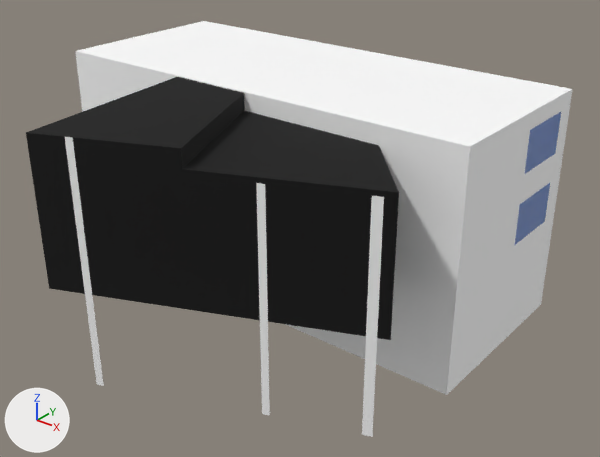
Two versions of the COLLADA model SketchUp Models for Virtual Campus/Exported/New/Carrigton building.dae, one commit apart.
Camera for both pictures: a 50 mm camera at (119.9, -53.8, 68.8) aimed at (49.0, 34.8, 13.9). Arrows for +X, +Y and +Z are at lower left; the lights stay in place. Where no turn or scale is listed for an object, it has been applied to the vertices. Vertices at the same position are counted once.

The first picture shows 'SketchUp'.
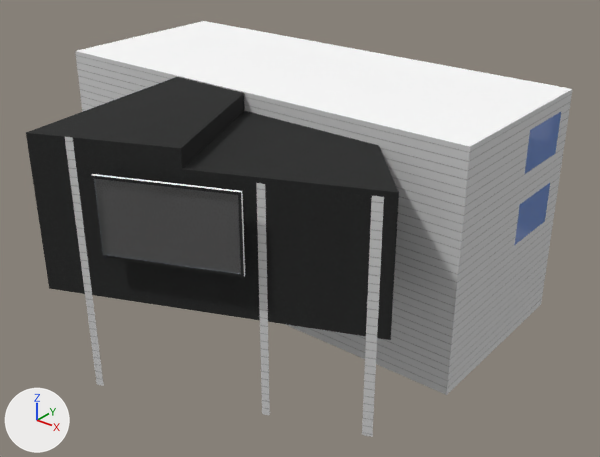
The change in detail:
Picture 'Cladding_Siding_White.jpg' (img_cladding_siding_white_jpg) is new.
Picture '__Steel_Brushed_Stainless_1.jpg' (img_steel_brushed_stainless_1_jpg) is new.
Material 'Cladding_Siding_White' (mat_cladding_siding_white) is new.
Its texture is img_cladding_siding_white_jpg.
Its roughness is 0.9.
Material '__Steel_Brushed_Stainless_1' (mat_steel_brushed_stainless_1) is new.
Its texture is img_steel_brushed_stainless_1_jpg.
Its roughness is 0.9.
Material '__Translucent_Glass_Blue_1' (mat_translucent_glass_blue_1) is new.
Its base color is (0.00402, 0.011, 0.366) (blue #0d1ba3).
Its roughness is 0.9.
Its alpha is 0.761.
Material 'Color_008' (mat_color_008) is new.
Its base color is (0.013, 0.013, 0.013) (black #1e1e1e).
Its roughness is 0.9.
Material 'Translucent_Glass_Blue.001' (mat_translucent_glass_blue_001) is new.
Its base color is (0.0, 0.0, 0.0) (black #000000).
Its roughness is 0.9.
Its alpha is 0.729.
Material 'Color_009' (mat_color_009) is new.
Its base color is (0.0, 0.0, 0.0) (black #000000).
Its roughness is 0.9.
me_sketchup has 128 vertices, 251 faces and spans x 5.9..78.5, y 0.4..62.0, z -1.5..35.3.
me_sketchup is used by ob_sketchup; location (0.0, 0.0, 0.0).
me_sketchup part 1: 138 faces spanning x 5.9..78.5, y 29.4..59.5, z 0.0..35.3 switch from mat_material (white #ffffff) to mat_cladding_siding_white (picture img_cladding_siding_white_jpg).
me_sketchup part 2: 37 faces spanning x 30.0..76.0, y 0.4..29.4, z 13.4..35.2 switch from mat_color_m09 (black #000000) to mat_steel_brushed_stainless_1 (picture img_steel_brushed_stainless_1_jpg).
me_sketchup part 3: 12 faces spanning x 38.7..74.5, y 2.5..17.8, z -1.5..35.2 switch from mat_color_m00 (white #ffffff) to mat_cladding_siding_white (picture img_cladding_siding_white_jpg).
Mesh me_component_2 is new.
It has 120 vertices, 236 faces and spans x -0.3..17.3, y 0.3..8.0, z 0.0..11.0.
Faces by material slot: [14, 26, 2, 23, 95, 76].
It uses material mat_material (white #ffffff).
It uses material mat_material_0 (grey #a4b2bb).
It uses material mat_translucent_glass_blue_001 (black #000000).
It uses material mat_color_008 (black #1e1e1e).
It uses material mat_color_009 (black #000000).
It uses material mat_translucent_glass_blue_1 (blue #0d1ba3).
Object 'Component_2' (ob_component_2) is new; it shows me_component_2.
Its location is (43.4, 1.9, 20.5).

Location of each change, [x1, y1, x2, y2] in pixels of the pictures (600 x 457 px):
'Component_2', added (black)
    after: [91, 174, 245, 277]
    faces in mat_translucent_glass_blue_001 (black #000000): [95, 179, 241, 274]
    faces in mat_color_008 (black #1e1e1e): [91, 175, 244, 277]
    faces in mat_material (white #ffffff): [92, 174, 245, 277]
part 1 of me_sketchup, recoloured
    both: [75, 51, 573, 395]
part 2 of me_sketchup, recoloured
    both: [63, 77, 399, 340]
part 3 of me_sketchup, recoloured
    both: [65, 137, 384, 437]
